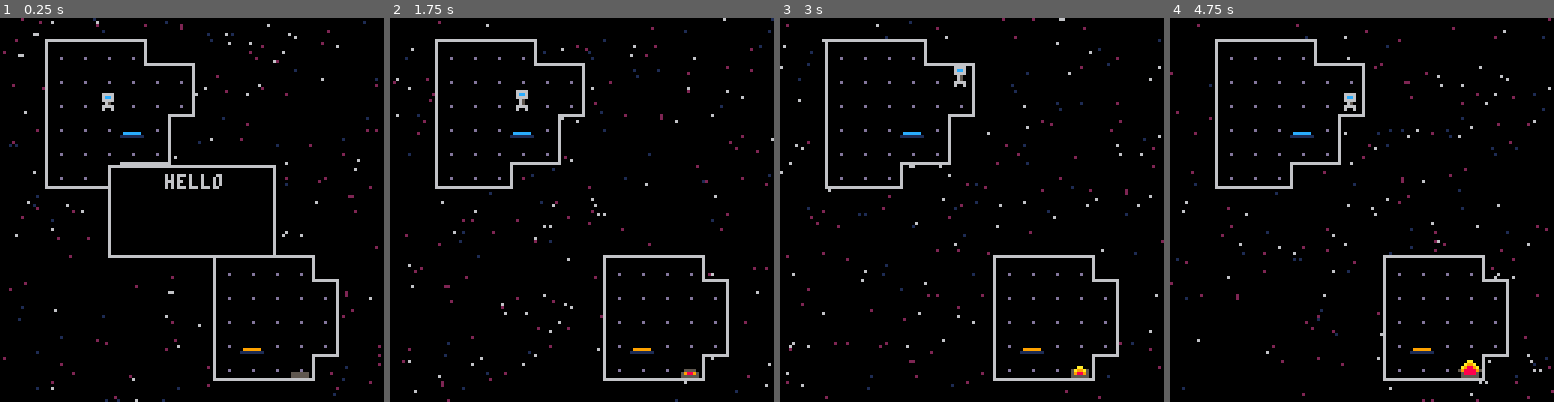
Above: before the commit, frames 1-4 (left to right).
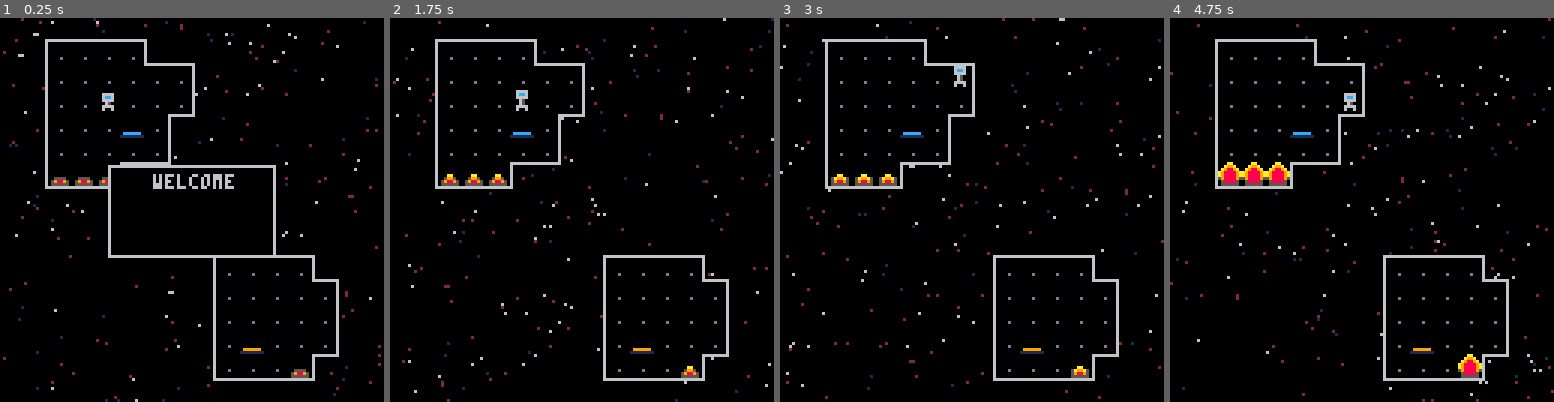
Above: after the commit, the same moments.

Repository: camerondugan/Pico8-Cartridges
Game: PICO-8 cartridge mygames/space.p8
Two runs of this game, one before a commit and one after it. Both use one fixed random seed, a clock stepped at 60 frames per second and the inputs below.
Inputs:
- Up to frame 1 (0.25 s): no input
- Up to frame 2 (1.75 s): tap X (X key) at 0.33, 1.07 s; hold Right from 1.6 s (still down)
- Up to frame 3 (3 s): tap X (X key) at 1.85, 2.97 s; release Right at 2.1 s; hold Up 2.15-2.42 s; hold Right from 2.47 s (still down)
- Up to frame 4 (4.75 s): release Right at 3.03 s; hold Left 3.08-3.58 s; hold Down 3.63-3.97 s; hold Right 4.02-4.68 s; tap X (X key) at 4.08 s; hold Up from 4.73 s (still down)

The runs differ from the first frame. In frame 1, 0.6% of the frame differs, in the area x 13-80%, y 40-93%; in frame 2, 0.4%; in frame 3, 0.4%; in frame 4, 1.0%, in the area x 12-82%, y 37-92%.

Commit message:
lasers are objects now

Diff:
--- a/mygames/space.p8
+++ b/mygames/space.p8
@@ -38,8 +38,8 @@
 	palt(14,true)
 
 	get_player_start()
-	get_traps()
-	click_txt({"hello","please be wary","teleporting is dangerous"})
+	get_tiles()
+	click_txt({"welcome","please be wary","teleporting is dangerous"})
 end
 
 function _draw()
@@ -48,7 +48,7 @@
 	map(mx,my)
 	--player
 	d_player()
-	d_traps()
+	d_tiles()
 	portal_fx(pp1.x,pp1.y,pc(0))
 	portal_fx(pp2.x,pp2.y,pc(1))
 	d_click_txt()
@@ -64,6 +64,7 @@
 	if (playing) then
 		get_input()
 		update_player()
+		update_tiles()
 		corrupt()
 	end
 end
@@ -304,27 +305,42 @@
 	p_damage=min(p_damage,7)
 end
 -->8
---game tiles
-
---traps
-traps={}
+--tiles
+
+tiles={}
 laser_sprites={34,35,36,37,38,39}
-
-function get_traps()
+laser = {x=0,
+									y=0,
+								 s=34
+								}
+
+function get_tiles()
 	for i=0,16 do
 		for k=0,16 do
 			if (mget(i,k)==39) then
 				mset(i,k,9)
-				add(traps,{x=i*8,y=k*8,s=laser_sprites})
+				add(tiles,{x=i*8,
+															y=k*8,
+															s=34,
+															update=function(self)
+																self.s=get_frame(laser_sprites,5)
+															end
+														})
 				--s = sprite
 			end
 		end
 	end
 end
 
-function d_traps()
-	for trap in all(traps) do
-		spr(get_frame(trap.s,1),trap.x,trap.y)
+function update_tiles()
+	for tile in all(tiles) do
+		tile:update()
+	end
+end
+
+function d_tiles()
+	for t in all(tiles) do
+		spr(t.s,t.x,t.y)
 	end
 end
 
@@ -373,6 +389,8 @@
 	end
 	return {x=px,y=py,moved=is_portal}
 end
+
+--specific tiles
 -->8
 --utils
 clicked=false
@@ -560,14 +578,14 @@
 0070070000666600006666000066650000566500005565000055550000555500005555000000d000eeeeeeee6eeeeeeeeeeeeeeeeeeeeee60000000000000000
 00000000006006000060060000600500006005000050050000500500005005000050050000000000eeeeeeee6eeeeeeeeeeeeeeeeeeeeee60000000000000000
 00000000000000000000000000000000000000000000000000000000000000000000000000000000666666666eeeeeeeeeeeeeeeeeeeeee60000000000000000
-000000000066660000566600005666000056550000565500005655000056550000555500eeeeeeeeeeeeeeee666666666eeeeeee000000000000000000000000
-00000000006cc600005cc600005cc600005cc600005cc600005cc600005cc500005cc500eeeeeeeeeeeeeeee6eeeeeee6eeeeeee000000000000000000000000
-000000000066660000666600006666000066660000656500005565000055550000555500eeeeeeeeeeeeeeee6eeeeeee6eeeeeee000000000000000000000000
-000000000006500000066000000650000006500000055000000550000005500000055000eeeeeeeeeeeeeeee6eeeeeee6eeeeeee000000000000000000000000
-000000000006500000065000000650000006500000065000000550000005500000055000eeeeeeeeeeeeeeee6eeeeeee6eeeeeee000000000000000000000000
-000000000066660000666600006665000056650000556500005555000055550000555500eeeeeeeeeeeeeeee6eeeeeee6eeeeeee000000000000000000000000
-000000000060060000600600006005000060050000500500005005000050050000500500eeeeeeeeeeeeeeee6eeeeeee6eeeeeee000000000000000000000000
-000000000000000000000000000000000000000000000000000000000000000000000000eeeeeee66eeeeeee6eeeeeee66666666000000000000000000000000
+eeeeeeee0066660000566600005666000056550000565500005655000056550000555500eeeeeeeeeeeeeeee666666666eeeeeee000000000000000000000000
+eeeeeeee006cc600005cc600005cc600005cc600005cc600005cc600005cc500005cc500eeeeeeeeeeeeeeee6eeeeeee6eeeeeee000000000000000000000000
+eeeeeeee0066660000666600006666000066660000656500005565000055550000555500eeeeeeeeeeeeeeee6eeeeeee6eeeeeee000000000000000000000000
+eeeeeeee0006500000066000000650000006500000055000000550000005500000055000eeeeeeeeeeeeeeee6eeeeeee6eeeeeee000000000000000000000000
+eeeeeeee0006500000065000000650000006500000065000000550000005500000055000eeeeeeeeeeeeeeee6eeeeeee6eeeeeee000000000000000000000000
+eeeeeeee0066660000666600006665000056650000556500005555000055550000555500eeeeeeeeeeeeeeee6eeeeeee6eeeeeee000000000000000000000000
+eeeeeeee0060060000600600006005000060050000500500005005000050050000500500eeeeeeeeeeeeeeee6eeeeeee6eeeeeee000000000000000000000000
+eeeeeeee0000000000000000000000000000000000000000000000000000000000000000eeeeeee66eeeeeee6eeeeeee66666666000000000000000000000000
 0000000000000000eeeeeeeeeeeeeeeeeeeeeeeeeeeeeeeeeeeeeeeeeeeaaeee00000000eeeeeee66eeeeeee0000000000000000000000000000000000000000
 0000000000000000eeeeeeeeeeeeeeeeeeeeeeeeeeeeeeeeeeeeeeeeeea99aee00000000eeeeeeeeeeeeeeee0000000000000000000000000000000000000000
 0000000000000000eeeeeeeeeeeeeeeeeeeeeeeeeeeeeeeeeeeaaeeeea9889ae00000000eeeeeeeeeeeeeeee0000000000000000000000000000000000000000
@@ -710,50 +728,53 @@
 0000000000000000000001010101000000000000000000000001010101000000021000000000000000010100000000000000000000000000000000000000000000000000000000000000000000000000000000000000000000000000000000000000000000000000000000000000000000000000000000000000000000000000
 0000000000000000000000000000000000000000000000000000000000000000000000000000000000000000000000000000000000000000000000000000000000000000000000000000000000000000000000000000000000000000000000000000000000000000000000000000000000000000000000000000000000000000
 __map__
-00190a0a0a0a1a00000000000000000000000000000000000000000000000000000000000000000000000000000000000000000000000000000000000000000000000000000000000000000000000000000000000000000000000000000000000000000000000000000000000000000000000000000000000000000000000000
-000d090909091c0a1a0000000000000000000000000000000000000000000000000000000000000000000000000000000000000000000000000000000000000000000000000000000000000000000000000000000000000000000000000000000000000000000000000000000000000000000000000000000000000000000000
-000d0909090909090b0000000000000000000000000000000000000000000000000000000000000000000000000000000000000000000000000000000000000000000000000000000000000000000000000000000000000000000000000000000000000000000000000000000000000000000000000000000000000000000000
-000d0909010909090b0000000000000000000000000000000000000000000000000000000000000000000000000000000000000000000000000000000000000000000000000000000000000000000000000000000000000000000000000000000000000000000000000000000000000000000000000000000000000000000000
-000d09090921091b2a0000000000000000000000000000000000000000000000000000000000000000000000000000000000000000000000000000000000000000000000000000000000000000000000000000000000000000000000000000000000000000000000000000000000000000000000000000000000000000000000
-000d09090909090b000000000000000000000000000000000000000000000000000000000000000000000000000000000000000000000000000000000000000000000000000000000000000000000000000000000000000000000000000000000000000000000000000000000000000000000000000000000000000000000000
-000d0909091b0c2a000000000000000000000000000000000000000000000000000000000000000000000000000000000000000000000000000000000000000000000000000000000000000000000000000000000000000000000000000000000000000000000000000000000000000000000000000000000000000000000000
-00290c0c0c2a0000000000000000000000000000000000000000000000000000000000000000000000000000000000000000000000000000000000000000000000000000000000000000000000000000000000000000000000000000000000000000000000000000000000000000000000000000000000000000000000000000
-0000000000000000000000000000000000000000000000000000000000000000000000000000000000000000000000000000000000000000000000000000000000000000000000000000000000000000000000000000000000000000000000000000000000000000000000000000000000000000000000000000000000000000
-0000000000000000190a0a0a0a1a000000000000000000000000000000000000000000000000000000000000000000000000000000000000000000000000000000000000000000000000000000000000000000000000000000000000000000000000000000000000000000000000000000000000000000000000000000000000
-00000000000000000d090909091c1a0000000000000000000000000000000000000000000000000000000000000000000000000000000000000000000000000000000000000000000000000000000000000000000000000000000000000000000000000000000000000000000000000000000000000000000000000000000000
-00000000000000000d09090909090b0000000000000000000000000000000000000000000000000000000000000000000000000000000000000000000000000000000000000000000000000000000000000000000000000000000000000000000000000000000000000000000000000000000000000000000000000000000000
-00000000000000000d09090909090b0000000000000000000000000000000000000000000000000000000000000000000000000000000000000000000000000000000000000000000000000000000000000000000000000000000000000000000000000000000000000000000000000000000000000000000000000000000000
-00000000000000000d09200909090b0000000000000000000000000000000000000000000000000000000000000000000000000000000000000000000000000000000000000000000000000000000000000000000000000000000000000000000000000000000000000000000000000000000000000000000000000000000000
-00000000000000000d090909271b2a0000000000000000000000000000000000000000000000000000000000000000000000000000000000000000000000000000000000000000000000000000000000000000000000000000000000000000000000000000000000000000000000000000000000000000000000000000000000
-0000000000000000290c0c0c0c2a000000000000000000000000000000000000000000000000000000000000000000000000000000000000000000000000000000000000000000000000000000000000000000000000000000000000000000000000000000000000000000000000000000000000000000000000000000000000
-…(31 lines of a section not shown)…
+10190a0a0a0a1a10101010101010101010101010101010101010101010101010101010101010100000000000000000000000000000000000000000000000000000000000000000000000000000000000000000000000000000000000000000000000000000000000000000000000000000000000000000000000000000000000
+100d090909091c0a1a1010101010101010101010101010101010101010101010101010101010100000000000000000000000000000000000000000000000000000000000000000000000000000000000000000000000000000000000000000000000000000000000000000000000000000000000000000000000000000000000
+100d0909090909090b1010101010101010101010101010101010101010101010101010101010100000000000000000000000000000000000000000000000000000000000000000000000000000000000000000000000000000000000000000000000000000000000000000000000000000000000000000000000000000000000
+100d0909010909090b1010101010101010101010101010101010101010101010101010101010100000000000000000000000000000000000000000000000000000000000000000000000000000000000000000000000000000000000000000000000000000000000000000000000000000000000000000000000000000000000
+100d09090921091b2a1010101010101010101010101010101010101010101010101010101010100000000000000000000000000000000000000000000000000000000000000000000000000000000000000000000000000000000000000000000000000000000000000000000000000000000000000000000000000000000000
+100d09090909090b101010101010101010101010101010101010101010101010101010101010100000000000000000000000000000000000000000000000000000000000000000000000000000000000000000000000000000000000000000000000000000000000000000000000000000000000000000000000000000000000
+100d2727271b0c2a101010101010101010101010101010101010101010101010101010101010100000000000000000000000000000000000000000000000000000000000000000000000000000000000000000000000000000000000000000000000000000000000000000000000000000000000000000000000000000000000
+10290c0c0c2a1010101010101010101010101010101010101010101010101010101010101010100000000000000000000000000000000000000000000000000000000000000000000000000000000000000000000000000000000000000000000000000000000000000000000000000000000000000000000000000000000000
+1010101010101010101010101010101010101010101010101010101010101010101010101010100000000000000000000000000000000000000000000000000000000000000000000000000000000000000000000000000000000000000000000000000000000000000000000000000000000000000000000000000000000000
+1010101010101010190a0a0a0a1a101010101010101010101010101010101010101010101010100000000000000000000000000000000000000000000000000000000000000000000000000000000000000000000000000000000000000000000000000000000000000000000000000000000000000000000000000000000000
+10101010101010100d090909091c1a1010101010101010101010101010101010101010101010100000000000000000000000000000000000000000000000000000000000000000000000000000000000000000000000000000000000000000000000000000000000000000000000000000000000000000000000000000000000
+10101010101010100d09090909090b1010101010101010101010101010101010101010101010100000000000000000000000000000000000000000000000000000000000000000000000000000000000000000000000000000000000000000000000000000000000000000000000000000000000000000000000000000000000
+10101010101010100d09090909090b1010101010101010101010101010101010101010101010100000000000000000000000000000000000000000000000000000000000000000000000000000000000000000000000000000000000000000000000000000000000000000000000000000000000000000000000000000000000
+10101010101010100d09200909090b1010101010101010101010101010101010101010101010100000000000000000000000000000000000000000000000000000000000000000000000000000000000000000000000000000000000000000000000000000000000000000000000000000000000000000000000000000000000
+10101010101010100d090909271b2a1010101010101010101010101010101010101010101010100000000000000000000000000000000000000000000000000000000000000000000000000000000000000000000000000000000000000000000000000000000000000000000000000000000000000000000000000000000000
+1010101010101010290c0c0c0c2a101010101010101010101010101010101010101010101010100000000000000000000000000000000000000000000000000000000000000000000000000000000000000000000000000000000000000000000000000000000000000000000000000000000000000000000000000000000000
+1010101010101010101010101010101010101010101010101010101010101010101010101010100000000000000000000000000000000000000000000000000000000000000000000000000000000000000000000000000000000000000000000000000000000000000000000000000000000000000000000000000000000000
+1010101010101010101010101010101010101010101010101010101010101010101010101010100000000000000000000000000000000000000000000000000000000000000000000000000000000000000000000000000000000000000000000000000000000000000000000000000000000000000000000000000000000000
+1010101010101010101010101010101010101010101010101010101010101010101010101010100000000000000000000000000000000000000000000000000000000000000000000000000000000000000000000000000000000000000000000000000000000000000000000000000000000000000000000000000000000000
+…(31 lines of a section not shown)…
